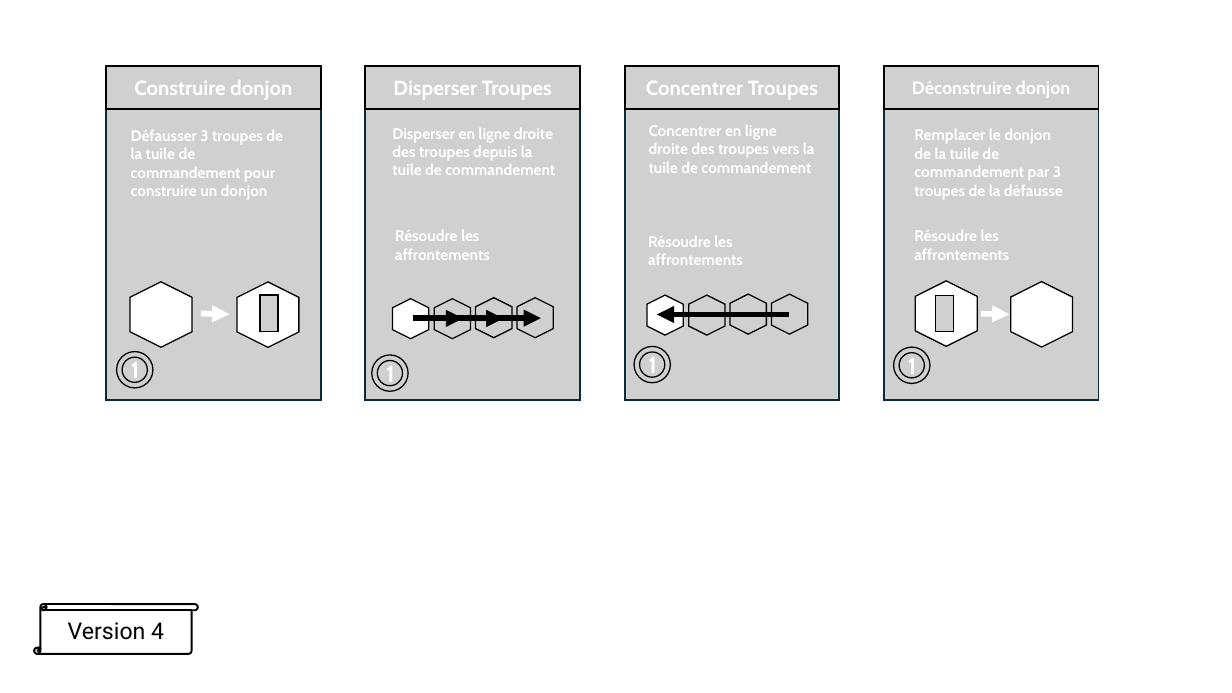
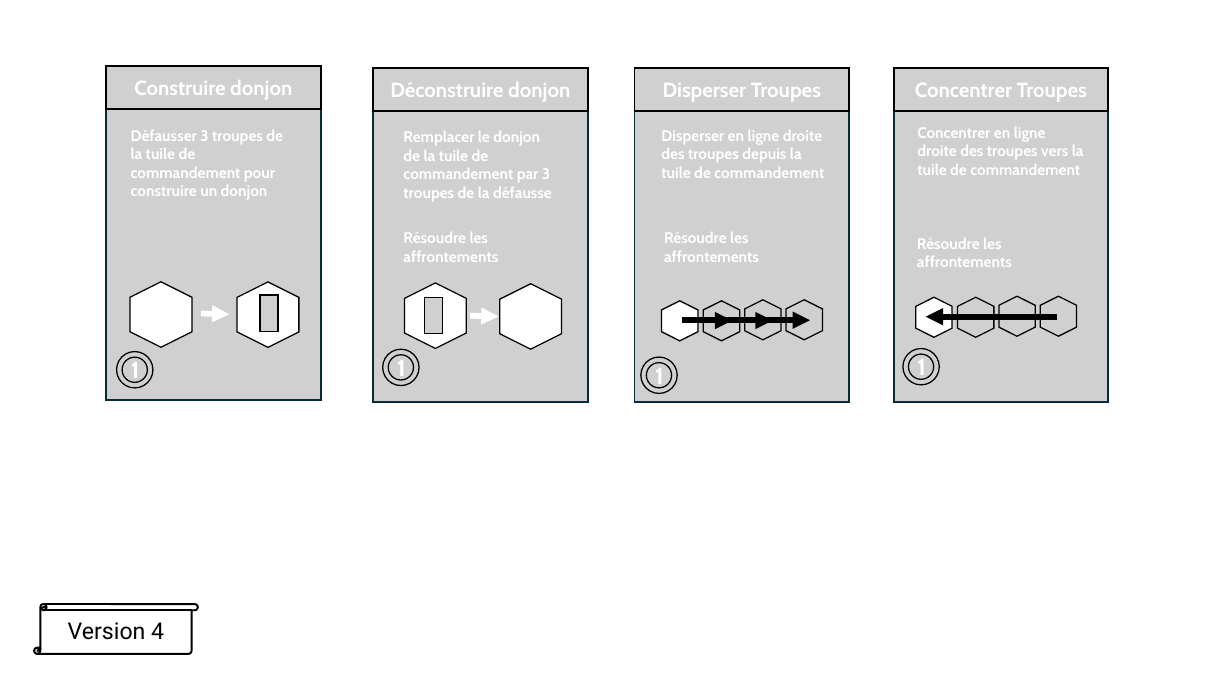
Before and after one commit to LucasBorboleta/Donjons-et-Barons, a slide deck: slide 8 of pictures/cartes-a-jouer.pptx. Drawn at 1232x693 pixels with LibreOffice and Linux fonts; fonts in the diff are those of the drawing; grey boxes stand for pictures; background and template pictures are left out. Boxes give left, top, right and bottom in pixels: in the first picture for what was removed or moved away, otherwise in the second. Text is boxed around its words. In the diff, an @@ line names an element or a change of style, - is before the commit and + after.

```diff
--- a/pictures/cartes-a-jouer.pptx
+++ b/pictures/cartes-a-jouer.pptx
@@ picture "Déconstruire donjon" at [373,67,588,111]: size 14 to 16 pt @@
@@ text "Résoudre les affrontements": place and size @@
-text "Résoudre les affrontements" at [914,230,1009,260]
+text "Résoudre les affrontements" at [403,232,498,262]
@@ 4 pictures, 2 hexagons, 1 text: place and size @@
-4 pictures, 2 hexagons, 1 text at [884,66,1099,400]
+4 pictures, 2 hexagons, 1 text at [373,67,588,402]
@@ arrow moved from (982, 313) - (1010, 314) to (470, 316) - (499, 317) @@
@@ 9 pictures, 3 texts, 2 arrows, 1 hexagon: place and size @@
-9 pictures, 3 texts, 2 arrows, 1 hexagon at [366,66,839,400]
+9 pictures, 3 texts, 2 arrows, 1 hexagon at [635,67,1108,402]
@@ 3 pictures, 2 arrows, 1 text, 1 hexagon: place and size @@
-3 pictures, 2 arrows, 1 text, 1 hexagon at [395,230,808,335]
+3 pictures, 2 arrows, 1 text, 1 hexagon at [664,232,1077,337]
```
Also in this commit, not shown: 3 other slides changed, 1 slide added, 1 other file.
